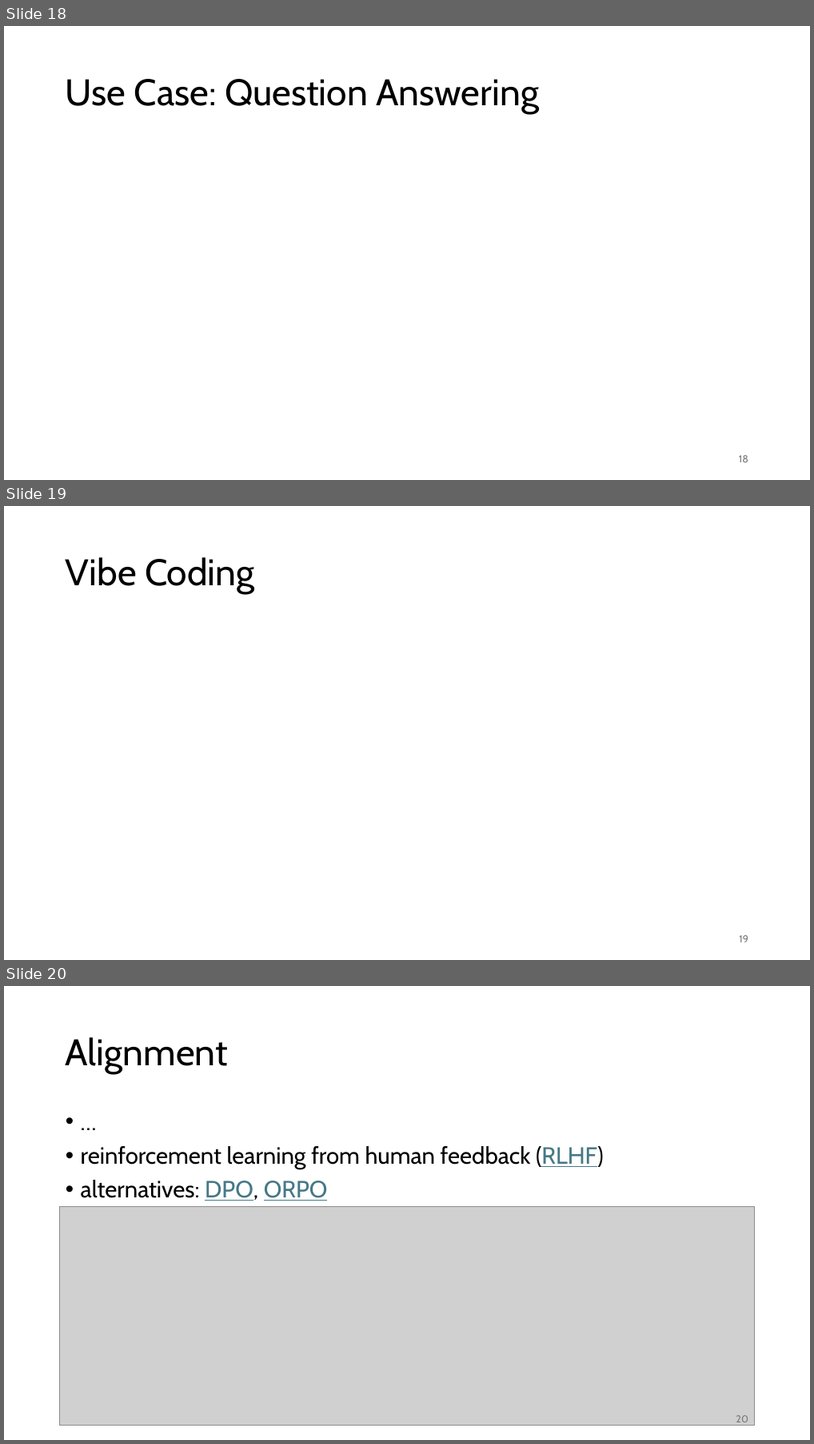
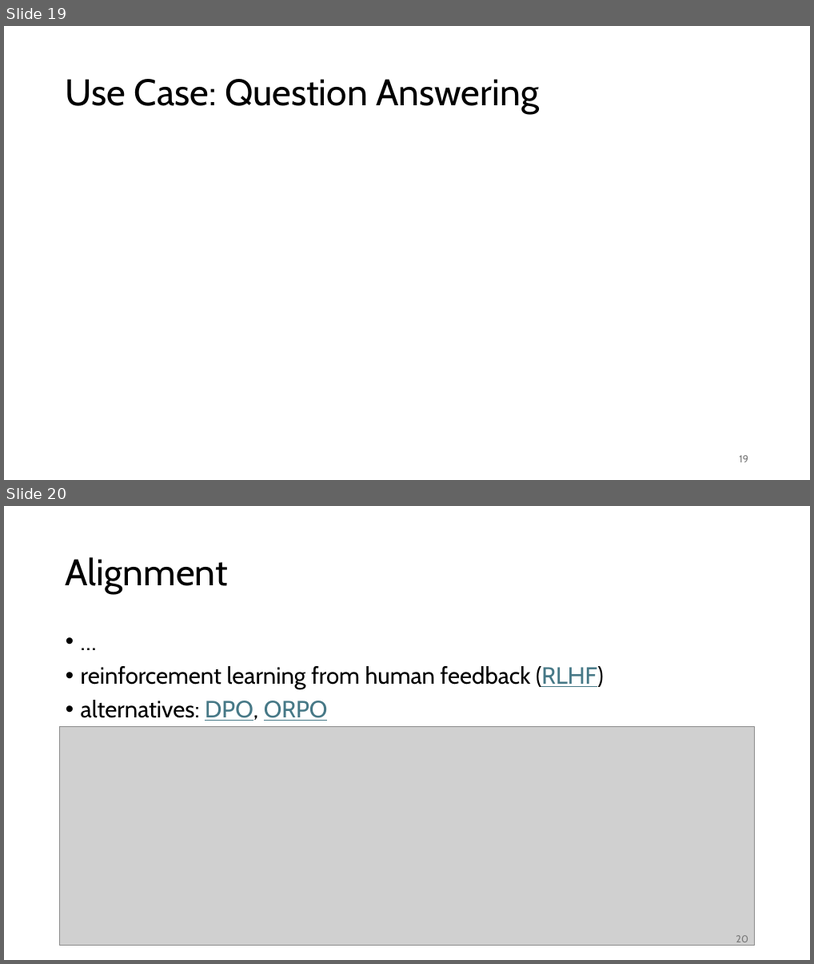
Before and after one commit to FelixWick/language_models, a slide deck: slides/5_finetuning.pptx. Shown one above the other, each under a label of ours: slides 18, 19 and 20 before the commit, slides 19 and 20 after it. The pictures are 814x1444 and 814x964 pixels, drawn with LibreOffice and Linux fonts; fonts in the diff are those of the drawing; grey boxes stand for pictures. Boxes give left, top, right and bottom in pixels: in the first picture for what was removed or moved away, otherwise in the second. Text is boxed around its words. In the diff, an @@ line names an element or a change of style, - is before the commit and + after.

```diff
--- a/slides/5_finetuning.pptx
+++ b/slides/5_finetuning.pptx
@@ slide 19 removed at [4, 506, 810, 960], background #FFFFFF @@
@@ title removed at [66, 557, 254, 594] @@
-Vibe Coding
@@ page number removed at [739, 935, 749, 942] @@
-19
@@ what was slide 18 is now slide 19 @@
@@ page number at [739, 455, 749, 462]: text changed @@
-18
+19
```
Also in this commit, not shown: 2 slides added, 8 other files.
